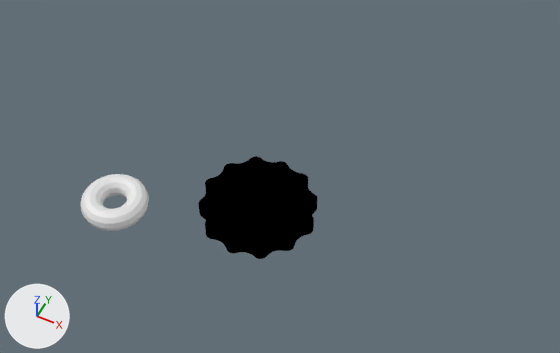
The Blender file explpsion.blend: old version first, new version second.
Camera for both pictures: a 50 mm camera at (6.89, -8.54, 13.66) aimed at (1.05, 3.13, -0.94). The lights are fixed; the arrows at lower left show +X, +Y and +Z. The older version comes first.

The first picture shows 'Curve', '环体'.
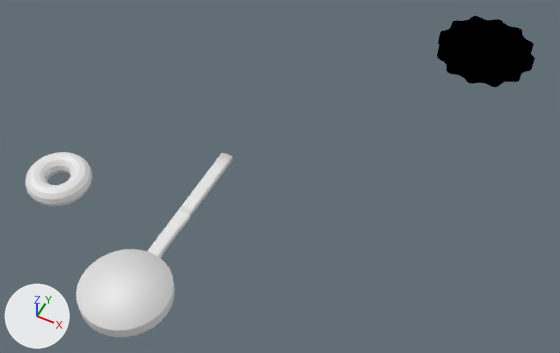
Edits to the bpy script that builds the scene:
```text
Add me_柱体:
    me_柱体.from_pydata(...)  # 1061 vertices, 926 faces; spans x -1.0..1.0, y -1.0..4.34, z -0.14..0.14
    me_柱体.polygons.foreach_set('use_smooth', [True] * 926)
Change ob_环体:
    ob_环体.location: (-1.61, 0.0, 0.0) -> (-3.19, 0.0, 0.0)
Change ob_curve:
    ob_curve.location: (0.0, 0.0, 0.0) -> (2.94, 8.23, -0.4)
Add ob_柱体:
    ob_柱体 = bpy.data.objects.new('柱体', me_柱体)
    ob_柱体.location = (0.0, -1.92, 0.0)
```

Where the change shows, as pixel boxes [x1, y1, x2, y2] in the pictures (560 x 353 px):
'Curve', moved
    before: [198, 156, 318, 259]
    after: [437, 16, 535, 87]
'柱体', added
    after: [76, 153, 233, 337]
'环体', moved
    before: [81, 174, 149, 231]
    after: [25, 152, 92, 206]
